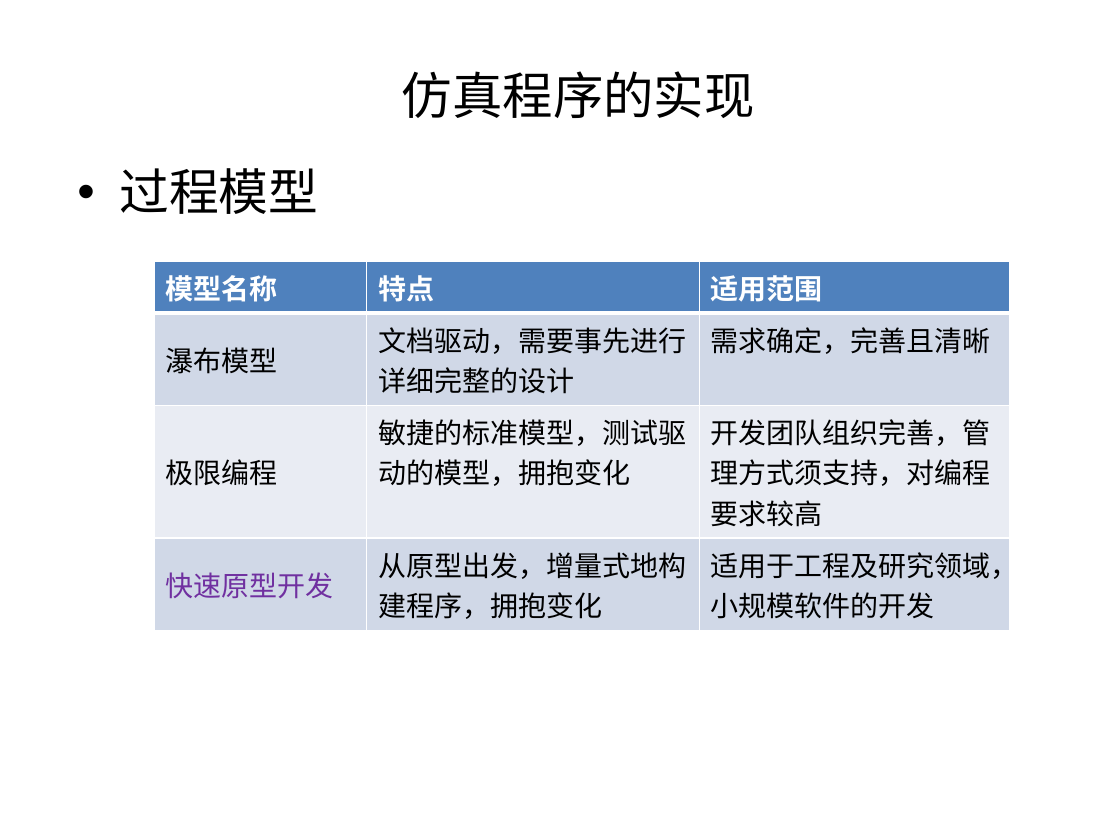
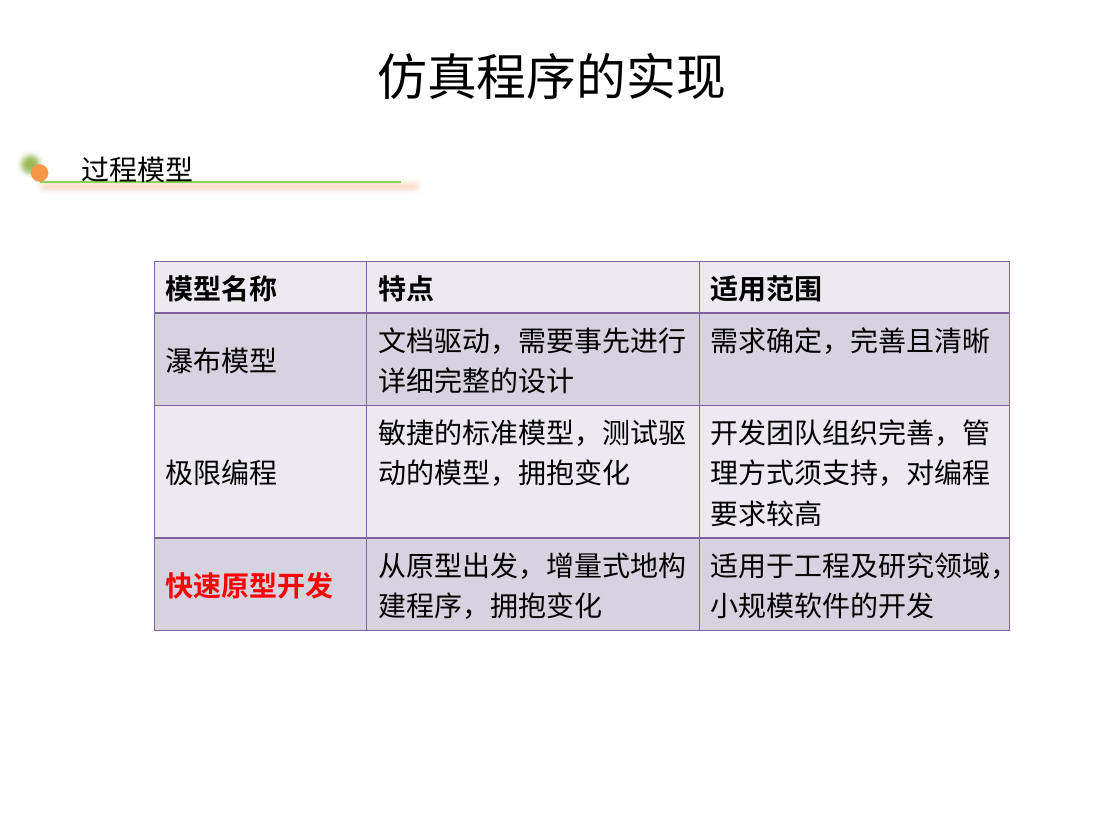
Before and after one commit to gongwm/graduate, a slide deck: slide 22 of 论文/水电机组控制与故障诊断_M201373325_胡弦_基于敏捷方法的水轮机仿真软件设计与实现.pptm (slide 21 before the commit). Drawn at 1120x840 pixels with LibreOffice and Linux fonts; fonts in the diff are those of the drawing; background and template pictures are left out. Boxes give left, top, right and bottom in pixels: in the first picture for what was removed or moved away, otherwise in the second. Text is boxed around its words. In the diff, an @@ line names an element or a change of style, - is before the commit and + after.

```diff
--- a/论文/水电机组控制与故障诊断_M201373325_胡弦_基于敏捷方法的水轮机仿真软件设计与实现.pptm
+++ b/论文/水电机组控制与故障诊断_M201373325_胡弦_基于敏捷方法的水轮机仿真软件设计与实现.pptm
@@ text "仿真程序的实现" moved from (x1=402, y1=71, x2=755, y2=118) to (x1=377, y1=53, x2=726, y2=99) @@
@@ text "仿真程序的实现" at (x1=377, y1=53, x2=726, y2=99): size 32.4 to 32 pt, font Calibri to Noto Sans CJK SC; vertical alignment middle to top @@
@@ text "过程模型" moved from (x1=119, y1=168, x2=318, y2=214) to (x1=82, y1=156, x2=194, y2=183) @@
@@ text "过程模型" at (x1=82, y1=156, x2=194, y2=183): size 32 to 18 pt, font Calibri to Times New Roman; bullet • to none; less space between paragraphs @@
@@ ellipse added at (x1=31, y1=165, x2=49, y2=183), fill #F79646 @@
@@ line added from (39, 181) to (401, 181), #92D050 1.5 pt @@
@@ table at (x1=155, y1=261, x2=1010, y2=623) @@
@@ fill #4F81BD to #EDEAF0 in row 1 @@
@@ fill #D0D8E8 to #D8D3E0 in 6 cells @@
@@ fill #E9EDF4 to #EDEAF0 in row 3 @@
@@ text colour #FFFFFF to #000000 in "模型名称", "特点", "适用范围" @@
@@ text colour #7030A0 to #FF0000, bold on in "快速原型开发" @@
@@ borders changed @@
```
Also in this commit, not shown: 31 other slides changed, 3 slides added, 1 slide removed, 11 other files.
